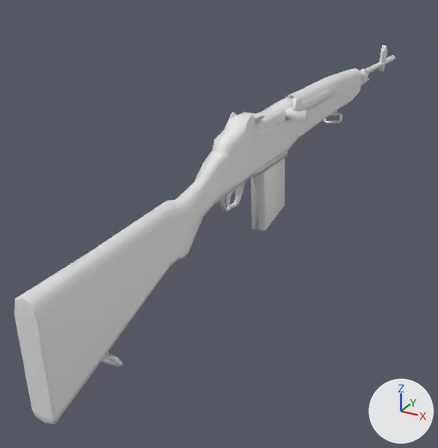
Renders of the FBX model media/models_x/weapons/Firearms/M14.fbx from each side of a commit.
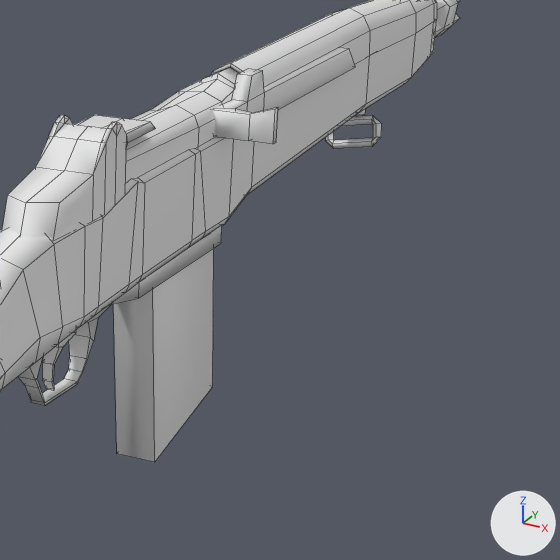
Old and new are each drawn whole from a 50 mm camera at (0.00182, -0.00295, 0.00144) aimed at (-0.00043, 0.00115, -0.00061) and again close up on the part from 48% to 92% of the width and 16% to 59% of the height. The axes (+X, +Y, +Z) are drawn at lower right. The lights are the same throughout. The close-ups show mesh edges as thin lines. Where no turn or scale is listed for an object, it has been applied to the vertices.

Names of what the first close-up shows: 'M14_LP'.
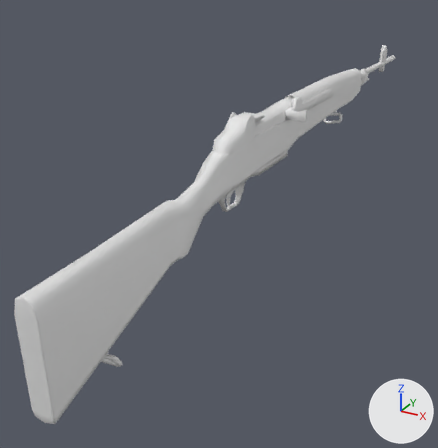
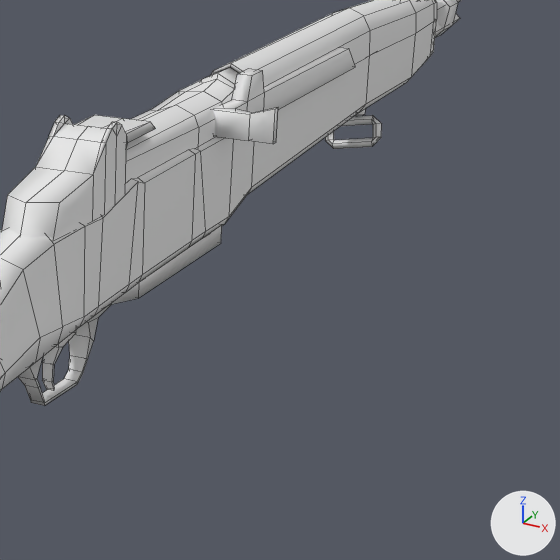
The newer file is also rescaled (x100.0) as a whole; pictures and numbers use the older file's frame.

Pixel boxes (x1, y1, x2, y2) of what changed, in the close-ups (560 x 560 px):
'M14_LP', reshaped
    before: (0, 0, 461, 462)
    after: (0, 0, 461, 406)
part 1 of me_plane_029, deleted
    before: (113, 249, 213, 462)

The edits, one by one:
me_plane_029 has 600 vertices, 528 faces and spans x -0.0001..0.00023, y -0.00138..0.0048, z -0.00059..0.00051.
me_plane_029 is used by ob_m14_lp; location (0.0, 0.0, 0.0).
me_plane_029 part 1: the loose piece of 8 vertices spanning x -0.00006..0.00006, y 0.00095..0.00138, z -0.00051..0.00006 is deleted.
